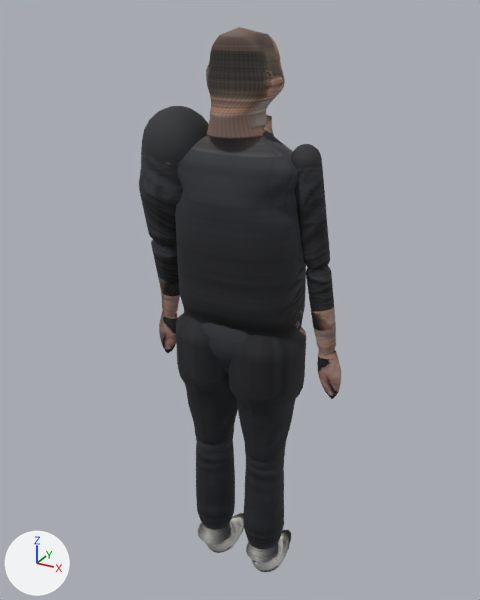
Renders of the glTF model public/models/victor.glb from each side of a commit.
The view is the same before and after, from a 50 mm lens placed at (0.882, -1.599, 1.815), pointed at (-0.036, 0.069, 0.981). Arrows for +X, +Y and +Z are at lower left; the lights stay in place. The older version comes first. Where no turn or scale is listed for an object, it has been applied to the vertices. Vertices at exactly the same position are counted once.

Objects in the first picture: 'deltoid_l', 'deltoid_r', 'forearm_l', 'forearm_r', 'palm_l', 'palm_r', 'seat', 'shin_l', 'shin_r', 'skull', 'thigh_l', 'thigh_r', 'torso', 'upperarm_l', 'upperarm_r' and 4 more.
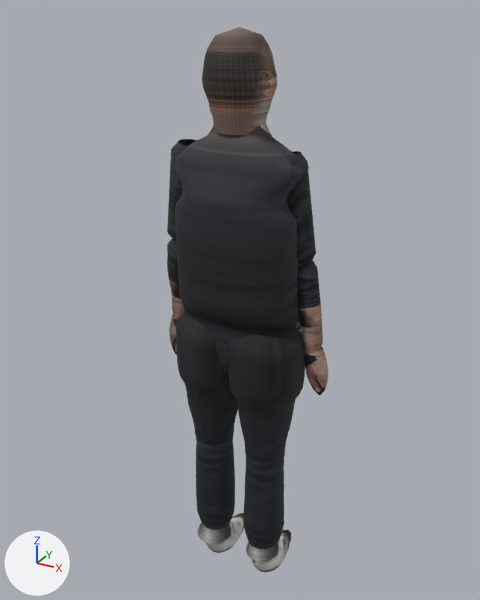
Location of each change, [x1, y1, x2, y2] in pixels of the pictures (480 x 600 px; the box of a moved part takes in the faces that stretch with it):
'skull', reshaped
    before: [206, 27, 285, 139]
    after: [202, 27, 277, 136]
'upperarm_r', moved
    before: [295, 163, 330, 269]
    after: [285, 151, 316, 264]
'upperarm_l', reshaped, moved
    before: [139, 148, 183, 247]
    after: [167, 139, 197, 241]
'forearm_r', moved
    before: [306, 266, 336, 356]
    after: [297, 260, 323, 353]
'deltoid_l', reshaped, moved (not visible afterwards)
    before: [142, 106, 209, 166]
'forearm_l', reshaped, moved
    before: [151, 239, 180, 317]
    after: [167, 239, 184, 319]
'palm_r', moved
    before: [317, 350, 341, 399]
    after: [305, 347, 328, 395]
'deltoid_r', reshaped, moved (not visible afterwards)
    before: [291, 144, 322, 168]
'palm_l', moved
    before: [159, 311, 178, 353]
    after: [169, 314, 177, 355]
part 4 of me_forearm_l_m, moved or reshaped
    before: [151, 239, 179, 283]
    after: [167, 239, 179, 285]

The edits, one by one:
me_skull_m is used by ob_skull; location (0.0, 0.0, 1.625).
me_skull_m had 2279 vertices, 4368 faces and spanned x -0.1..0.1, y -0.105..0.193, z -0.116..0.145.
me_skull_m now has 2279 vertices, 4368 faces and spans x -0.099..0.099, y -0.101..0.126, z -0.116..0.145.
me_skull_m part 1: 2210 of 2279 vertices moved; they spanned x -0.098..0.098, y -0.105..0.193, z -0.116..0.139 and now span x -0.098..0.098, y -0.101..0.126, z -0.116..0.139; mean shift (0.0, -0.022, 0.0); largest move (0.0, 0.192, 0.002) -> (0.0, 0.121, 0.002).
me_deltoid_l_m is used by ob_deltoid_l; location (-0.198, 0.0, 1.451).
me_deltoid_l_m had 171 vertices, 304 faces and spanned x -0.107..0.107, y -0.102..0.102, z -0.112..0.112.
me_deltoid_l_m now has 171 vertices, 304 faces and spans x -0.043..0.036, y -0.038..0.04, z -0.054..0.004.
me_deltoid_l_m part 2: the whole mesh is multiplied about its middle by the matrix ((0.372, 0.001, -0.016), (0.001, 0.383, 0.006), (-0.016, 0.006, 0.26)), then moved by (-0.004, 0.001, -0.025).
me_upperarm_l_m is used by ob_upperarm_l; location (-0.198, 0.0, 1.451).
me_upperarm_l_m had 273 vertices, 480 faces and spanned x -0.129..0.105, y -0.098..0.11, z -0.307..0.025.
me_upperarm_l_m now has 273 vertices, 480 faces and spans x -0.092..0.054, y -0.051..0.065, z -0.291..0.02.
me_upperarm_l_m part 3: 273 of 273 vertices moved; they spanned x -0.129..0.105, y -0.098..0.11, z -0.307..0.025 and now span x -0.092..0.054, y -0.051..0.065, z -0.291..0.02; mean shift (0.001, 0.001, 0.008).
me_forearm_l_m is used by ob_forearm_l; location (-0.239, 0.015, 1.161).
me_forearm_l_m had 231 vertices, 400 faces and spanned x -0.073..0.068, y -0.063..0.065, z -0.271..0.019.
me_forearm_l_m now has 231 vertices, 400 faces and spans x -0.063..0.051, y -0.048..0.05, z -0.272..0.017.
me_forearm_l_m part 4: 105 of 231 vertices moved; they spanned x -0.073..0.068, y -0.063..0.065, z -0.108..0.019 and now span x -0.063..0.051, y -0.048..0.05, z -0.108..0.017; mean shift (0.0, 0.0, 0.0); largest move (-0.073, 0.0, -0.006) -> (-0.056, 0.0, -0.009).
Other edits to the shape of me_forearm_l_m do not show in these pictures.
me_deltoid_r_m is used by ob_deltoid_r; location (0.198, 0.0, 1.451).
me_deltoid_r_m had 171 vertices, 304 faces and spanned x -0.0404..0.0404, y -0.0387..0.0387, z -0.0424..0.0424.
me_deltoid_r_m now has 171 vertices, 304 faces and spans x -0.0257..0.0306, y -0.0267..0.0285, z -0.0382..0.003.
me_deltoid_r_m part 5: the whole mesh is multiplied about its middle by the matrix ((0.692, -0.002, 0.03), (-0.002, 0.712, 0.012), (0.03, 0.012, 0.484)), then moved by (0.0025, 0.0009, -0.0176).
Object 'deltoid_l' (ob_deltoid_l) moves from (-0.198, 0.0, 1.451) to (-0.157, 0.0, 1.451).
Object 'upperarm_l' (ob_upperarm_l) moves from (-0.198, 0.0, 1.451) to (-0.157, 0.0, 1.451).
Object 'forearm_l' (ob_forearm_l) moves from (-0.239, 0.015, 1.161) to (-0.198, 0.015, 1.161).
Object 'palm_l' (ob_palm_l) moves from (-0.276, 0.029, 0.9) to (-0.235, 0.029, 0.9).
Object 'deltoid_r' (ob_deltoid_r) moves from (0.198, 0.0, 1.451) to (0.157, 0.0, 1.451).
Object 'upperarm_r' (ob_upperarm_r) moves from (0.198, 0.0, 1.451) to (0.157, 0.0, 1.451).
Object 'forearm_r' (ob_forearm_r) moves from (0.239, 0.015, 1.161) to (0.198, 0.015, 1.161).
Object 'palm_r' (ob_palm_r) moves from (0.276, 0.029, 0.9) to (0.235, 0.029, 0.9).
